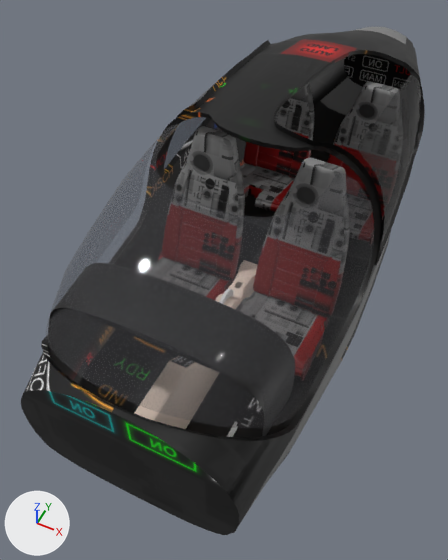
An edit to the glTF model da40/interior.gltf, drawn before and after from the same camera.
Camera for both pictures: a 50 mm lens placed at (0.87, -3.5, 2.42), pointed at (-0.14, -1.48, -0.11). The lights are fixed; the arrows at lower left show +X, +Y and +Z. The first picture is the older version. Vertices at exactly the same position are counted once.

The scene before the commit, as lines of its bpy script (objects in view):
```python
ob_interior = bpy.data.objects.new('Interior', me_interior)
ob_interior.location = (0.0, 0.0, 0.0)
```
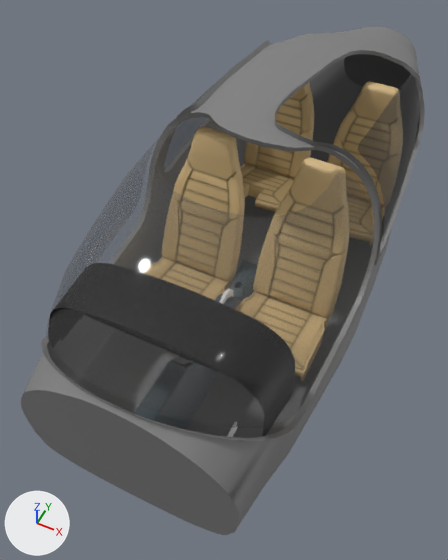
Where the newer file only moved an object's origin or applied its transform, the numbers keep the older frame.

Boxes [x1, y1, x2, y2] around the edits, measured in the pictures (448 x 560 px; the box of a moved part takes in the faces that stretch with it):
'Interior', surface changed (lighter)
    both: [21, 28, 425, 535]
part 1 of me_interior, moved or reshaped (mostly hidden)
    before: [144, 37, 409, 380]
    after: [145, 37, 409, 436]

What changed in the scene script:
```text
Add img_16_webp:
    img_16_webp = load_image('16.webp', 'ti/16.webp', 512, 512, 'sRGB')
Add img_15_webp:
    img_15_webp = load_image('15.webp', 'ti/15.webp', 1024, 512, 'sRGB')
Add img_14_webp:
    img_14_webp = load_image('14.webp', 'ti/14.webp', 1024, 1024, 'sRGB')
Add img_1_webp:
    img_1_webp = load_image('1.webp', '../a340-600/ti/1.webp', 1024, 1024, 'sRGB')
Add img_0_webp:
    img_0_webp = load_image('0.webp', 'ti/0.webp', 2048, 2048, 'sRGB')
Change mat_interior_6:
    mat_interior_6.texture: img_0_jpg -> img_0_webp
Change mat_interiorplacards_7:
    mat_interiorplacards_7.texture: img_1_jpg -> img_1_webp
Change mat_ai_28:
    where n4 = _N.new('ShaderNodeTexImage'); n4.name = 'Image Texture'
    n4.image: img_14_png -> img_14_webp
Change mat_dr400alt_30:
    where n4 = _N.new('ShaderNodeTexImage'); n4.name = 'Image Texture'
    n4.image: img_15_png -> img_15_webp
Change mat_compass_32:
    mat_compass_32.texture: img_16_jpg -> img_16_webp
Change me_interior:
    used by ob_interior; location = (0.0, 0.0, 0.0)
    remove me_interior.from_pydata(...)  # 58231 vertices, 103276 faces; spans x -0.61..0.61, y -2.67..0.75, z -0.35..0.86
    add me_interior.from_pydata(...)  # 57881 vertices, 102734 faces; spans x -0.61..0.61, y -2.67..0.75, z -0.35..0.86
    me_interior part 1: 4750 vertices moved within x -0.49..0.55, y -2.63..-0.26, z -0.24..0.66; 684 vertices removed from x -0.48..0.48, y -2.6..-0.32, z -0.22..0.64; 359 vertices added at x -0.48..0.48, y -2.6..-0.32, z -0.22..0.64
    other edits to the shape of me_interior do not show in these pictures
```
